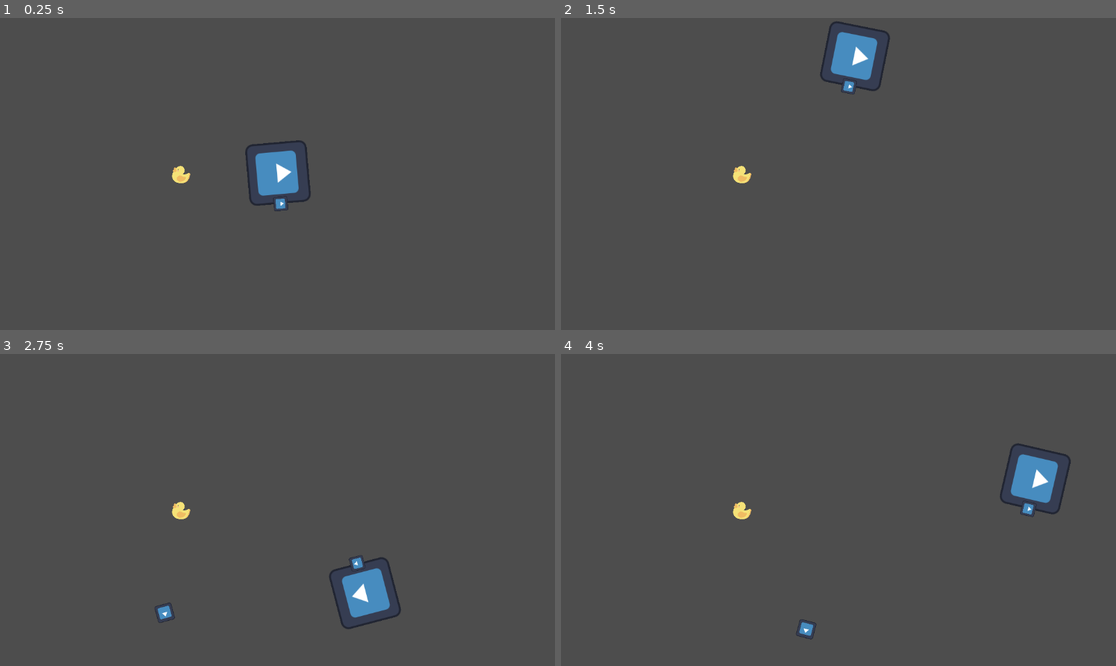
Above: before the commit, frames 1-4 (two rows, left to right).
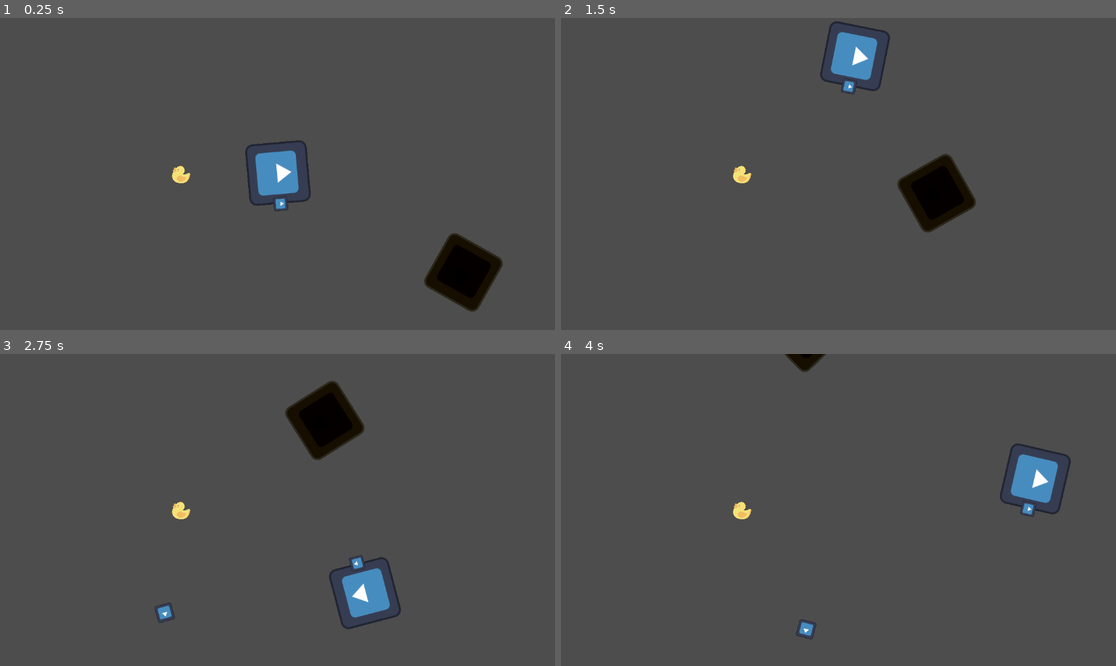
Above: after the commit, the same moments.

Repository: Voolak/Prophecy-of-the-Void
Game: Godot game, scene res://Scenes/LevelModel.tscn
Two runs of this game, one before a commit and one after it. Both use one fixed random seed, a clock stepped at 60 frames per second and the inputs below. The engine's default icon, where the game draws it, is replaced by a stand-in: a white triangle on a blue panel in a dark square.
Inputs (mouse positions are in pixels of both pictures, inside the frame that each line leads up to):
- Up to frame 1 (0.25 s): no input
- Up to frame 2 (1.5 s): move the mouse to (960, 158) at 0.52 s; press the mouse at (960, 158) at 0.53 s; hold Right (right) 0.53-1.28 s; move the mouse to (727, 189) at 1.27 s; release the mouse at (727, 189) at 1.28 s; hold Down (down) from 1.28 s (still down); click (727, 189) at 1.35 s
- Up to frame 3 (2.75 s): move the mouse to (333, 441) at 2.02 s; release Down (down) at 2.03 s; press the mouse at (333, 441) at 2.03 s; hold Right (right) from 2.03 s (still down)
- Up to frame 4 (4 s): move the mouse to (810, 572) at 2.77 s; release Right (right) at 2.78 s; release the mouse at (810, 572) at 2.78 s; hold Up (up) 2.78-3.53 s; click (810, 572) at 2.85 s; move the mouse to (1005, 556) at 3.52 s; press the mouse at (1005, 556) at 3.53 s; hold Left (left) from 3.53 s (still down)

The runs differ from the first frame. In frame 1, 2.2% of the frame differs, in the area x 76-91%, y 69-95%; in frame 2, 2.2%; in frame 3, 2.2%; in frame 4, 0.3%.

Commit message:
Homing Ennemy Behaviour

Diff:
--- a/Scenes/Bullet.tscn
+++ b/Scenes/Bullet.tscn
@@ -16,5 +16,4 @@
 
 [node name="CollisionShape2D" type="CollisionShape2D" parent="."]
 rotation = 0.785398
-scale = Vector2(1, 1)
 shape = SubResource("RectangleShape2D_vnjg2")
--- /dev/null
+++ b/Scenes/Homing_Ennemies.tscn
@@ -0,0 +1,31 @@
+[gd_scene load_steps=7 format=3 uid="uid://sfu3go1mbjcs"]
+
+[ext_resource type="Script" path="res://Scripts/HomingEnnemy.gd" id="1_q4556"]
+[ext_resource type="Texture2D" uid="uid://bs1ex4ga6b0bl" path="res://icon.svg" id="2_x1lp0"]
+[ext_resource type="PackedScene" path="res://Scenes/KillZone.tscn" id="3_wcflr"]
+
+[sub_resource type="RectangleShape2D" id="RectangleShape2D_5hovq"]
+size = Vector2(132, 130)
+
+[sub_resource type="CanvasItemMaterial" id="CanvasItemMaterial_i6o4j"]
+blend_mode = 2
+
+[sub_resource type="RectangleShape2D" id="RectangleShape2D_trjx3"]
+size = Vector2(116, 118)
+
+[node name="HomingEnnemy" type="Area2D"]
+script = ExtResource("1_q4556")
+
+[node name="EnemyHitBox" type="CollisionShape2D" parent="."]
+shape = SubResource("RectangleShape2D_5hovq")
+
+[node name="Sprite2D" type="Sprite2D" parent="."]
+material = SubResource("CanvasItemMaterial_i6o4j")
+texture = ExtResource("2_x1lp0")
+
+[node name="KillZone" parent="." instance=ExtResource("3_wcflr")]
+
+[node name="CollisionShape2D" type="CollisionShape2D" parent="KillZone"]
+shape = SubResource("RectangleShape2D_trjx3")
+
+[connection signal="body_entered" from="." to="." method="_on_body_entered"]
--- a/Scenes/LevelModel.tscn
+++ b/Scenes/LevelModel.tscn
@@ -1,9 +1,10 @@
-[gd_scene load_steps=5 format=3 uid="uid://cpxoccaoj1f3t"]
+[gd_scene load_steps=6 format=3 uid="uid://cpxoccaoj1f3t"]
 
 [ext_resource type="PackedScene" uid="uid://d2i0ibutk1w5h" path="res://Scenes/Player.tscn" id="1_4xv6i"]
 [ext_resource type="PackedScene" path="res://Scenes/GameManager.tscn" id="1_cmnsn"]
 [ext_resource type="Script" path="res://Scripts/Enemies.gd" id="3_kkc0p"]
-[ext_resource type="PackedScene" path="res://Scenes/Enemy.tscn" id="4_ettud"]
+[ext_resource type="PackedScene" uid="uid://jj2nywwopb4e" path="res://Scenes/Enemy.tscn" id="4_ettud"]
+[ext_resource type="PackedScene" uid="uid://sfu3go1mbjcs" path="res://Scenes/Homing_Ennemies.tscn" id="5_1ny0w"]
 
 [node name="LevelModel" type="Node2D"]
 
@@ -20,3 +21,6 @@
 
 [node name="Enemy" parent="Enemies" instance=ExtResource("4_ettud")]
 position = Vector2(378, 325)
+
+[node name="HomingEnnemy" parent="." instance=ExtResource("5_1ny0w")]
+position = Vector2(1007, 553)
--- /dev/null
+++ b/Scripts/HomingEnnemy.gd
@@ -0,0 +1,27 @@
+extends Area2D
+
+@export var speed = 200
+@export var steer_force = 500.0
+
+var velocity = Vector2.ZERO
+var player = null
+
+func _ready():
+	player = get_node("../Player")
+
+func seek():
+	var steer = Vector2.ZERO
+	if player:
+		var desired = (player.global_position - global_position).normalized() * speed
+		steer = (desired - velocity).normalized() * steer_force
+	return steer
+
+func _physics_process(delta):
+	var acceleration = seek()
+	velocity += acceleration * delta
+	velocity = velocity.normalized() * speed
+	global_transform = global_transform.translated(velocity * delta)
+	rotation = velocity.angle()
+
+func _on_body_entered(body):
+	queue_free()
Not shown: 1 places in Scenes/Enemy.tscn that only renumber resources
